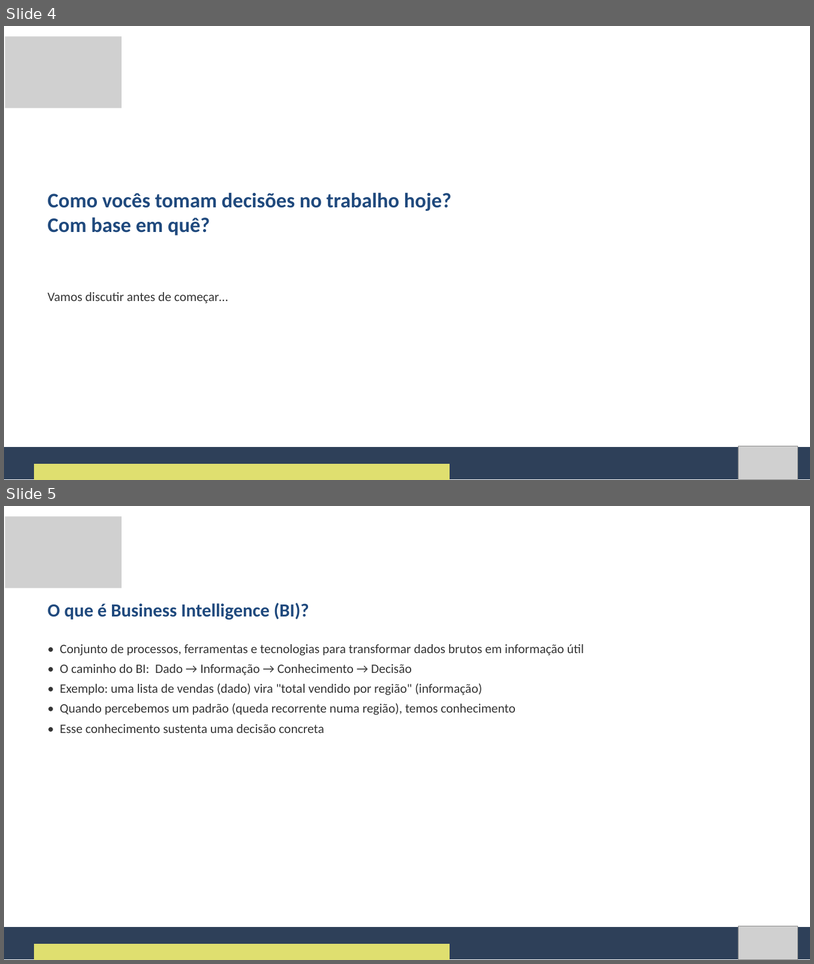
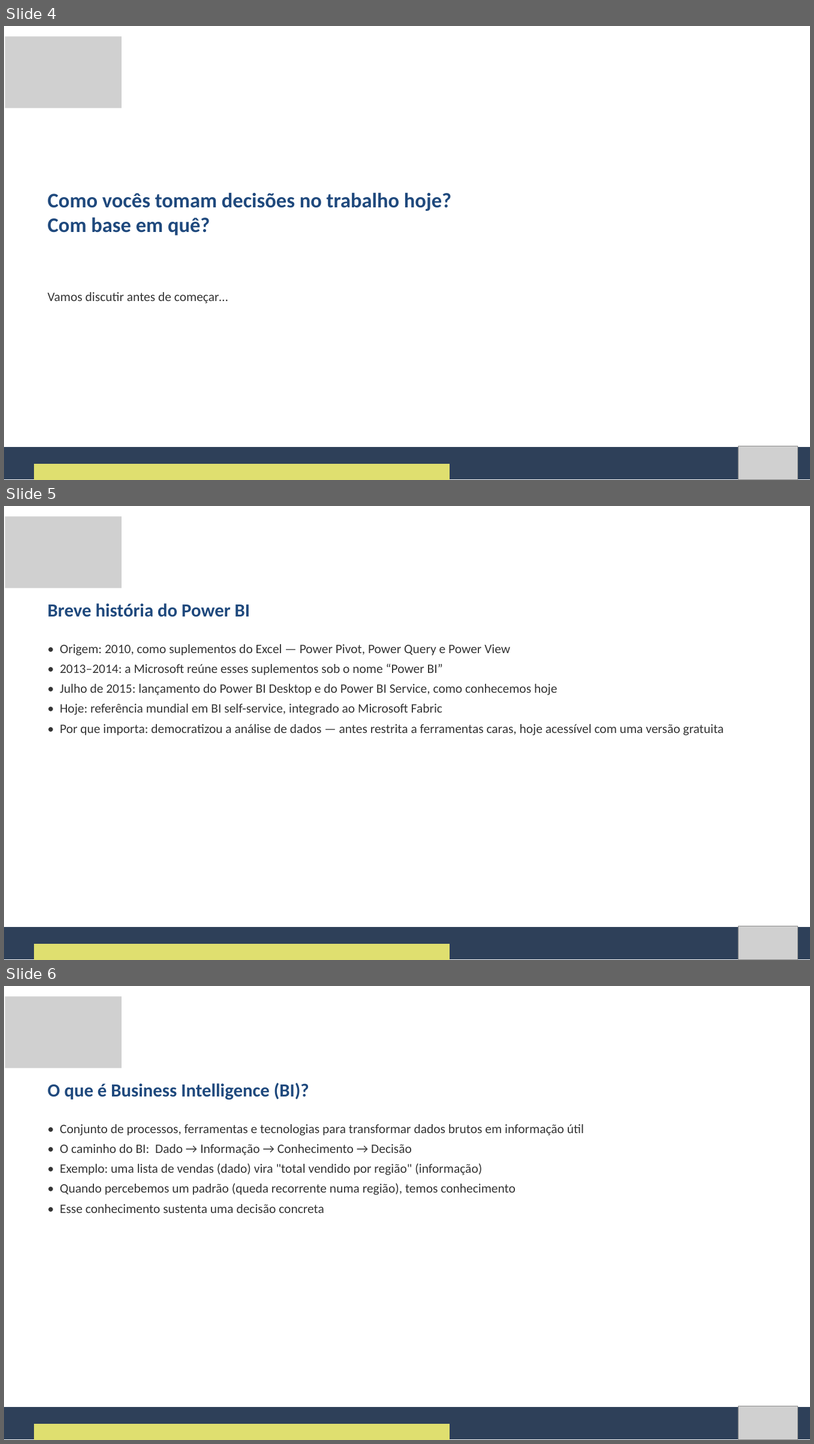
Before and after one commit to Natan20/Curso-PowerBI-Desktop-Material, a slide deck: Aula 01 - 01-09-2026/Aula 1 - Slides.pptx. Shown one above the other, each under a label of ours: slides 4 and 5 before the commit, slides 4, 5 and 6 after it. The pictures are 814x964 and 814x1444 pixels, drawn with LibreOffice and Linux fonts; fonts in the diff are those of the drawing; grey boxes stand for pictures. Boxes give left, top, right and bottom in pixels: in the first picture for what was removed or moved away, otherwise in the second. Text is boxed around its words. In the diff, an @@ line names an element or a change of style, - is before the commit and + after.

Commit message:
Adiciona slide e conteudo sobre a historia do Power BI na Aula 1

```diff
--- a/Aula 01 - 01-09-2026/Aula 1 - Slides.pptx
+++ b/Aula 01 - 01-09-2026/Aula 1 - Slides.pptx
@@ slide 5 added at box(4, 506, 810, 960), background #FFFFFF @@
@@ picture added at box(5, 516, 122, 588) @@
@@ text added at box(48, 603, 250, 617), 33 pt, text #1F497D, bold @@
+Breve história do Power BI
@@ text added at box(60, 644, 724, 735), 23 pt, text #333333 @@
+• Origem: 2010, como suplementos do Excel — Power Pivot, Power Query e Power View
+• 2013–2014: a Microsoft reúne esses suplementos sob o nome “Power BI”
+• Julho de 2015: lançamento do Power BI Desktop e do Power BI Service, como conhecemos hoje
+• Hoje: referência mundial em BI self-service, integrado ao Microsoft Fabric
+• Por que importa: democratizou a análise de dados — antes restrita a ferramentas caras, hoje acessível com uma versão gratuita
@@ freeform shape added at box(4, 927, 810, 959), fill #2E4059 @@
@@ picture added at box(738, 926, 798, 959) @@
@@ freeform shape added at box(34, 943, 450, 960), fill #DFDF6F @@
@@ what was slide 5 is now slide 6 @@
```
Also in this commit, not shown: 2 other files.
